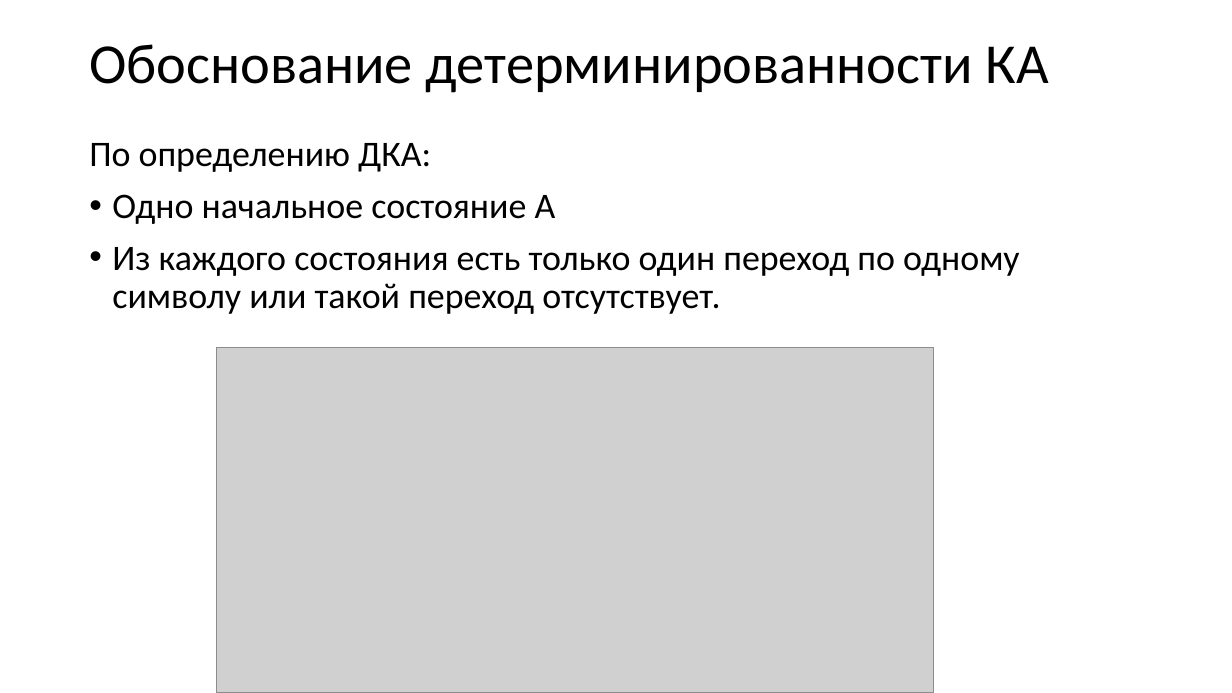
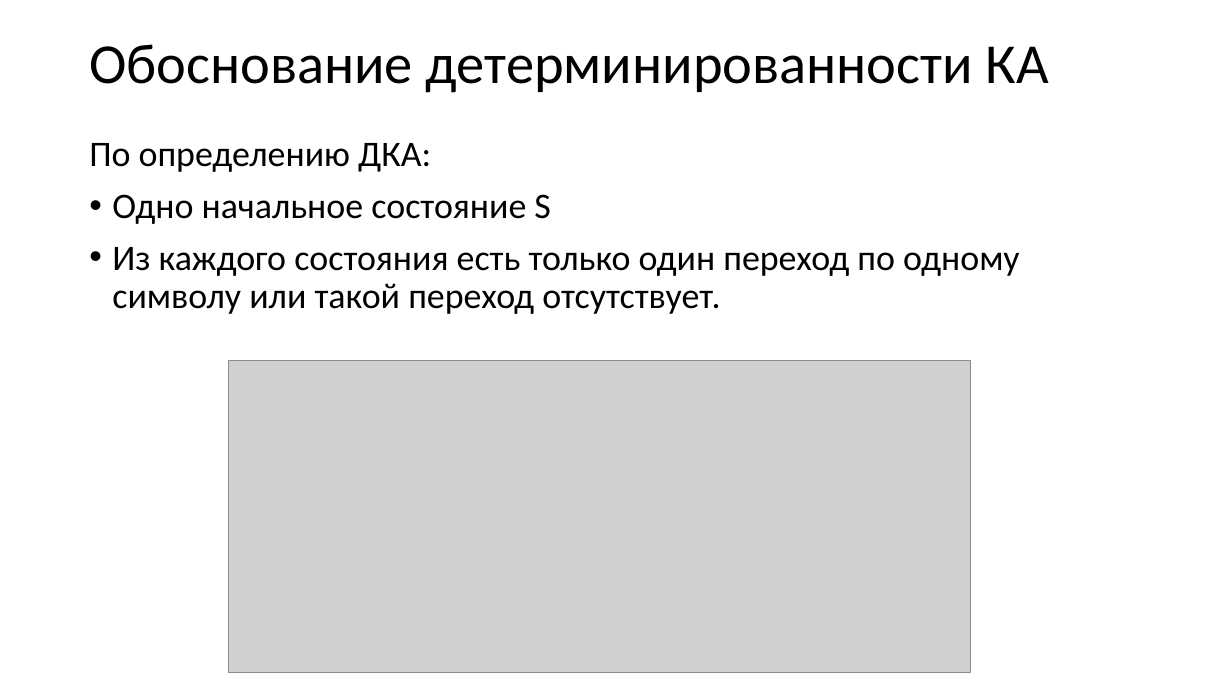
Before and after one commit to goddamnteam/korzun, a slide deck: slide 7 of task4.pptx. Drawn at 1232x693 pixels with LibreOffice and Linux fonts; fonts in the diff are those of the drawing; grey boxes stand for pictures. Boxes give left, top, right and bottom in pixels: in the first picture for what was removed or moved away, otherwise in the second. Text is boxed around its words. In the diff, an @@ line names an element or a change of style, - is before the commit and + after.

```diff
--- a/task4.pptx
+++ b/task4.pptx
@@ text at box(112, 194, 550, 224): text changed @@
-• Одно начальное состояние A
+• Одно начальное состояние S
@@ picture: place and size @@
-picture at box(216, 348, 933, 693)
+picture at box(228, 360, 970, 673)
```
Also in this commit, not shown: 4 other slides changed.
